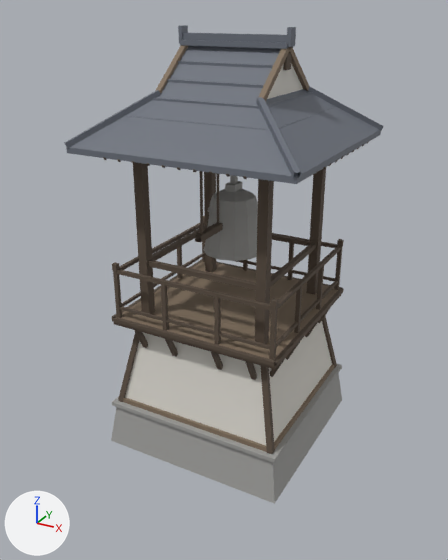
One commit to the glTF model godot/assets/models/tower_bell_p.glb: the scene before it, then after it.
The view is the same before and after, from a 50 mm lens placed at (9.17, -14.09, 14.39), pointed at (-0.19, 2.94, 5.87). Lighting does not change. The marker at lower left points along +X, +Y and +Z. The older version comes first. Vertices at exactly the same position are counted once.

In view in the first picture: 'tower_bell_p'.
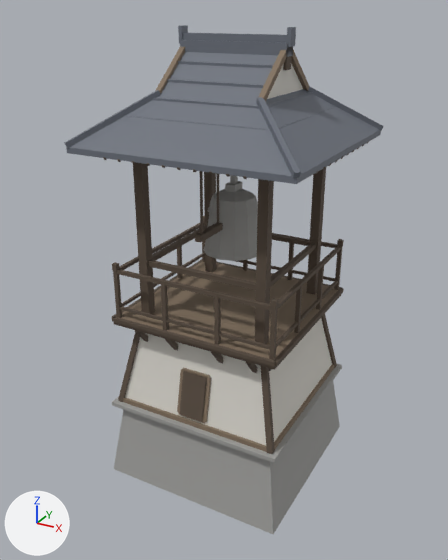
The newer file is also turned or shifted as a whole; pictures and numbers use the older file's frame.

Pixel boxes (x1, y1, x2, y2) of what changed, in the pictures (448 x 560 px; the box of a moved part takes in the faces that stretch with it):
'tower_bell_p', reshaped (6% taller)
    before: (64, 25, 384, 504)
    after: (64, 25, 384, 534)
part 1 of me_tower_bell_p, added
    after: (182, 368, 210, 378)
part 2 of me_tower_bell_p, rebuilt
    before: (135, 330, 148, 348)
    after: (135, 330, 148, 342)
part 3 of me_tower_bell_p, rebuilt (not visible afterwards)
    before: (270, 356, 287, 377)
part 4 of me_tower_bell_p, rebuilt
    before: (165, 339, 178, 357)
    after: (165, 339, 178, 351)
part 5 of me_tower_bell_p, rebuilt (not visible afterwards)
    before: (286, 342, 300, 360)
part 6 of me_tower_bell_p, rebuilt
    before: (211, 352, 223, 370)
    after: (211, 352, 223, 364)
part 7 of me_tower_bell_p, rebuilt
    before: (246, 362, 257, 380)
    after: (246, 362, 258, 373)
part 8 of me_tower_bell_p, rebuilt (17% taller)
    before: (111, 373, 342, 504)
    after: (114, 381, 340, 534)
part 9 of me_tower_bell_p, added (brown)
    after: (177, 369, 211, 422)
part 10 of me_tower_bell_p, moved or reshaped
    before: (180, 40, 293, 49)
    after: (180, 40, 293, 57)

The edits, one by one:
me_tower_bell_p is used by ob_tower_bell_p; location (0.0, 0.0, 0.0).
me_tower_bell_p had 1350 vertices, 1466 faces and spanned x -3.71..3.71, y -0.46..6.96, z 0.0..13.88.
me_tower_bell_p now has 1438 vertices, 2152 faces and spans x -3.71..3.71, y -0.46..6.96, z -1.3..13.88.
me_tower_bell_p part 1: a new loose piece, a box spanning x -0.5..0.5, y 0.65..0.77, z 3.38..3.5, in mat_wood_lt (brown #84735f).
me_tower_bell_p part 2: the loose piece of 8 vertices spanning x -2.12..-1.98, y 0.33..0.87, z 3.83..4.7 is rebuilt with 8 vertices and now spans x -2.12..-1.98, y 0.34..1.11, z 3.81..4.72.
me_tower_bell_p part 3: the loose piece of 8 vertices spanning x 2.38..2.92, y 1.12..1.27, z 3.83..4.7 is rebuilt with 8 vertices and now spans x 2.14..2.91, y 1.12..1.27, z 3.81..4.72.
me_tower_bell_p part 4: the loose piece of 8 vertices spanning x -0.93..-0.77, y 0.33..0.87, z 3.83..4.7 is rebuilt with 8 vertices and now spans x -0.93..-0.77, y 0.34..1.11, z 3.81..4.72.
me_tower_bell_p part 5: the loose piece of 8 vertices spanning x 2.38..2.92, y 2.33..2.47, z 3.83..4.7 is rebuilt with 8 vertices and now spans x 2.14..2.91, y 2.33..2.47, z 3.81..4.72.
me_tower_bell_p part 6: the loose piece of 8 vertices spanning x 0.77..0.93, y 0.33..0.87, z 3.83..4.7 is rebuilt with 8 vertices and now spans x 0.77..0.93, y 0.34..1.11, z 3.81..4.72.
me_tower_bell_p part 7: the loose piece of 8 vertices spanning x 1.98..2.12, y 0.33..0.87, z 3.83..4.7 is rebuilt with 8 vertices and now spans x 1.98..2.12, y 0.34..1.11, z 3.81..4.72.
me_tower_bell_p part 8: the loose piece of 8 vertices spanning x -3.25..3.25, y 0.0..6.5, z 0.0..1.5 is rebuilt with 8 vertices and now spans x -3.25..3.25, y 0.0..6.5, z -1.3..1.5.
me_tower_bell_p part 9: 56 vertices added at x -0.56..0.56, y 0.29..0.78, z 1.92..3.46.
me_tower_bell_p part 10: 2 vertices moved from x -1.76..1.76, y 3.01..3.49, z 13.33 to x -1.76..1.76, y 3.01..3.49, z 13.11; 2 vertices removed from x -1.76..1.76, y 3.01..3.49, z 13.33; 2 vertices added at x -1.76..1.76, y 3.01..3.49, z 13.11.
Other edits to the shape of me_tower_bell_p do not show in these pictures.
